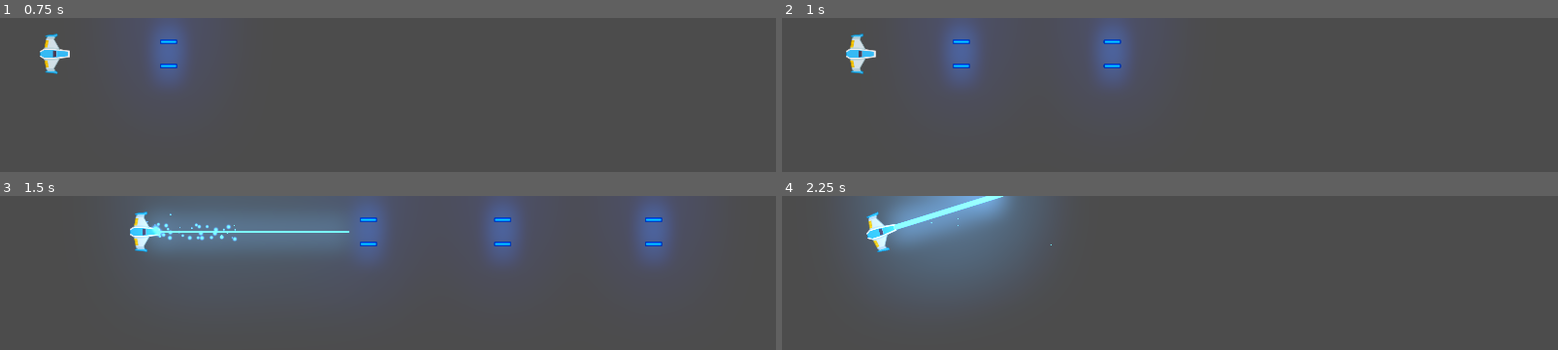
Above: before the commit, frames 1-4 (two rows, left to right).
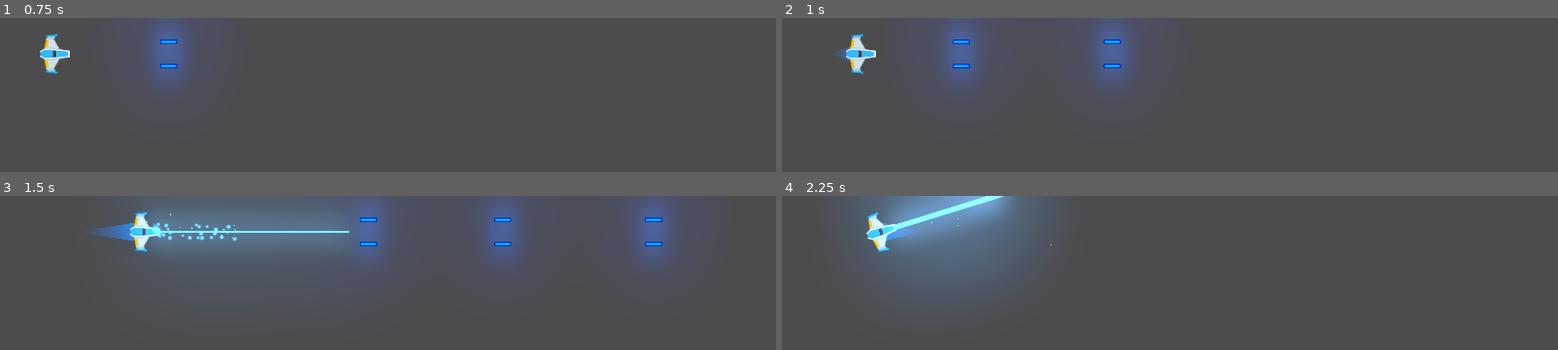
Above: after the commit, the same moments.

Repository: b4ngi/Meteoritos_Juego
Game: Godot game, scene res://Juego/Niveles/NivelTest.tscn
Same seed, same stepped clock (60 frames per second), same inputs: the game is played once before the commit and once after it.
Inputs (mouse positions are in pixels of both pictures, inside the frame that each line leads up to):
- Up to frame 1 (0.75 s): tap Enter at 0.5 s; move the mouse to (outside the picture) at 0.52 s; hold W (mover_adelante) from 0.53 s (still down); hold Space (disparo_principal) from 0.53 s (still down)
- Up to frame 2 (1 s): keep holding W (mover_adelante); keep holding Space (disparo_principal)
- Up to frame 3 (1.5 s): move the mouse to (outside the picture) at 1.27 s; release W (mover_adelante) at 1.28 s; release Space (disparo_principal) at 1.28 s; hold S (mover_atras) from 1.28 s (still down); right-click (outside the picture) at 1.35 s
- Up to frame 4 (2.25 s): move the mouse to (1247, 317) at 2.02 s; release S (mover_atras) at 2.03 s; hold W (mover_adelante) from 2.03 s (still down); hold A (rotar_antihorario) from 2.03 s (still down)

Frame 1 is identical in both runs. In frame 2, less than 0.1% of the frame differs, in the area x 7-9%, y 18-28%; in frame 3, 0.4%, in the area x 11-18%, y 17-29%; in frame 4, 0.2%.

Commit message:
Audio motor y ajustes estela

Diff:
--- /dev/null
+++ b/Juego/Naves/Player/Estela/Trail2D.gd
@@ -0,0 +1,114 @@
+# Draws a 2D trail using Godot's `Line2D`.
+#
+# Instantiate `Trail2D` as a child of a moving node to use it. To control the color, width curve,
+# texture, or trail width, use parameters from the `Line2D` class.
+tool
+
+class_name Estela
+extends Line2D
+
+export var is_emitting := false setget set_emitting
+
+# Distance in pixels between vertices. A higher resolution leads to more details.
+export var resolution := 5.0
+# Life of each point in seconds before it is deleted.
+export var lifetime := 0.5
+# Maximum number of points allowed on the curve.
+export var max_points := 100
+
+# Optional path to the target node to follow. If not set, the instance follows its parent.
+export var target_path: NodePath
+
+var _points_creation_time := []
+var _last_point := Vector2.ZERO
+var _clock := 0.0
+var _offset := 0.0
+
+onready var target: Node2D = get_node_or_null(target_path)
+
+## Setters y Getters
+
+func set_max_points(valor: int) -> void:
+	max_points = valor
+
+func _ready() -> void:
+	if not target:
+		target = get_parent() as Node2D
+
+	if Engine.editor_hint:
+		set_process(false)
+		return
+
+	_offset = position.length()
+	set_as_toplevel(true)
+	clear_points()
+	position = Vector2.ZERO
+	_last_point = to_local(target.global_position) + calculate_offset()
+
+
+func _get_configuration_warning() -> String:
+	var warning := "Missing Target node: assign a Node that extends Node2D in the Target Path or make the Trail a child of a parent that extends Node2D"
+	if target:
+		warning = ""
+	return warning
+
+
+func _process(delta: float) -> void:
+	_clock += delta
+	remove_older()
+
+	if not is_emitting:
+		return
+
+	# Adding new points if necessary.
+	var desired_point := to_local(target.global_position)
+	var distance: float = _last_point.distance_to(desired_point)
+	if distance > resolution:
+		add_timed_point(desired_point, _clock)
+
+
+# Creates a new point and stores its creation time.
+func add_timed_point(point: Vector2, time: float) -> void:
+	add_point(point + calculate_offset())
+	_points_creation_time.append(time)
+	_last_point = point
+	if get_point_count() > max_points:
+		remove_first_point()
+
+
+# Calculates the offset of the trail from its target.
+func calculate_offset() -> Vector2:
+	return - 1.0 * polar2cartesian(1.0, target.rotation).rotated(- PI / 2) * _offset
+
+
+# Removes the first point in the line and the corresponding time.
+func remove_first_point() -> void:
+	if get_point_count() > 1:
+		remove_point(0)
+	_points_creation_time.pop_front()
+
+
+# Remove points older than `lifetime`.
+func remove_older() -> void:
+	for creation_time in _points_creation_time:
+		var delta = _clock - creation_time
+		if delta > lifetime:
+			remove_first_point()
+		# Points in `_points_creation_time` are ordered from oldest to newest so as soon as a point
+		# isn't older than `lifetime`, we know all remaining points should stay as well.
+		else:
+			break
+
+
+func set_emitting(emitting: bool) -> void:
+	is_emitting = emitting
+	if Engine.editor_hint:
+		return
+
+	if not is_inside_tree():
+		yield(self, "ready")
+
+	if is_emitting:
+		clear_points()
+		_points_creation_time.clear()
+		_last_point = to_local(target.global_position) + calculate_offset()
--- /dev/null
+++ b/Juego/Naves/Player/Estela/Trail2D.tscn
@@ -0,0 +1,17 @@
+[gd_scene load_steps=4 format=2]
+
+[ext_resource path="res://Juego/Naves/Player/Estela/Trail2D.gd" type="Script" id=1]
+
+[sub_resource type="Curve" id=1]
+_data = [ Vector2( 0, 0 ), 0.0, 1.0, 0, 1, Vector2( 1, 1 ), 1.0, 0.0, 1, 0 ]
+
+[sub_resource type="Gradient" id=2]
+colors = PoolColorArray( 0.294118, 0.356863, 0.670588, 0, 0.164706, 0.552941, 0.901961, 1 )
+
+[node name="Trail2D" type="Line2D"]
+points = PoolVector2Array( 0, 0, 32, 0 )
+width_curve = SubResource( 1 )
+default_color = Color( 1, 1, 1, 1 )
+gradient = SubResource( 2 )
+joint_mode = 2
+script = ExtResource( 1 )
--- /dev/null
+++ b/Juego/Naves/Player/Motor/MotorSFX.gd
@@ -0,0 +1,35 @@
+# MotorSFX.gd
+class_name Motor
+extends AudioStreamPlayer2D
+
+export var tiempo_transicion: float = 0.8
+export var volumen_apagado: float = -35.0
+
+onready var tween_sonido: Tween = $Tween
+
+var volumen_original: float
+
+func _ready():
+	volumen_original = volume_db
+	volume_db = volumen_apagado
+
+func sonido_on() -> void:
+	if not playing:
+		play()
+
+	efecto_transicion(volume_db, volumen_original)
+
+func sonido_off():
+	efecto_transicion(volume_db, volumen_apagado)
+
+func efecto_transicion(desde_vol: float, hasta_vol: float) -> void:
+	tween_sonido.interpolate_property(
+		self,
+		"volume_db",
+		desde_vol,
+		hasta_vol,
+		tiempo_transicion,
+		Tween.TRANS_LINEAR,
+		Tween.EASE_OUT_IN
+	)
+	tween_sonido.start()
--- /dev/null
+++ b/Juego/Naves/Player/Motor/MotorSFX.tscn
@@ -0,0 +1,11 @@
+[gd_scene load_steps=3 format=2]
+
+[ext_resource path="res://Juego/Naves/Player/audio_motor_player.ogg" type="AudioStream" id=1]
+[ext_resource path="res://Juego/Naves/Player/Motor/MotorSFX.gd" type="Script" id=2]
+
+[node name="MotorSFX" type="AudioStreamPlayer2D"]
+stream = ExtResource( 1 )
+bus = "SFX"
+script = ExtResource( 2 )
+
+[node name="Tween" type="Tween" parent="."]
--- a/Juego/Naves/Player/Player.gd
+++ b/Juego/Naves/Player/Player.gd
@@ -5,6 +5,7 @@
 # Atributos Export
 export var potencia_motor: int = 20
 export var potencia_rotacion: int = 280
+export var estela_maxima: int = 150
 
 # Atributos
 var empuje: Vector2 = Vector2.ZERO
@@ -13,6 +14,8 @@
 # Atributos Onready
 onready var canion: Canion = $Canion
 onready var laser: RayoLaser = $LaserBeam2D
+onready var estela: Estela = $EstelaPuntoInicio/Trail2D
+onready var motor_sfx: Motor = $MotorSFX
 
 # Metodos
 func _integrate_forces(state: Physics2DDirectBodyState) -> void:
@@ -29,6 +32,17 @@
 
 	if event.is_action_released("disparo_secundario"):
 		laser.set_is_casting(false)
+
+	# Control Estela
+	if event.is_action_pressed("mover_adelante"):
+		estela.set_max_points(estela_maxima)
+		motor_sfx.sonido_on()
+	elif event.is_action_pressed("mover_atras"):
+		estela.set_max_points(0)
+		motor_sfx.sonido_on()
+
+	if (event.is_action_released("mover_adelante") or event.is_action_released("mover_atras")):
+		motor_sfx.sonido_off()
 
 # Metodos custom
 func player_input() -> void:
--- a/Juego/Naves/Player/Player.tscn
+++ b/Juego/Naves/Player/Player.tscn
@@ -1,10 +1,12 @@
-[gd_scene load_steps=7 format=2]
+[gd_scene load_steps=9 format=2]
 
 [ext_resource path="res://Juego/Naves/Player/playerSprite.png" type="Texture" id=1]
 [ext_resource path="res://Juego/Naves/Player/MaterialFisico.tres" type="PhysicsMaterial" id=2]
 [ext_resource path="res://Juego/Naves/Player/Player.gd" type="Script" id=3]
 [ext_resource path="res://Juego/Proyectiles/Canion.tscn" type="PackedScene" id=4]
 [ext_resource path="res://Juego/Proyectiles/Laser/LaserBeam2D.tscn" type="PackedScene" id=5]
+[ext_resource path="res://Juego/Naves/Player/Estela/Trail2D.tscn" type="PackedScene" id=6]
+[ext_resource path="res://Juego/Naves/Player/Motor/MotorSFX.tscn" type="PackedScene" id=7]
 
 [sub_resource type="CircleShape2D" id=1]
 radius = 35.5477
@@ -42,4 +44,17 @@
 [node name="LaserBeam2D" parent="." instance=ExtResource( 5 )]
 position = Vector2( 37.83, 0 )
 
+[node name="EstelaPuntoInicio" type="Position2D" parent="."]
+position = Vector2( -8, 0 )
+
+[node name="Trail2D" parent="EstelaPuntoInicio" instance=ExtResource( 6 )]
+points = PoolVector2Array( 0, 0, 60, 0 )
+width = 50.0
+is_emitting = true
+lifetime = 0.6
+max_points = 150
+target_path = NodePath("..")
+
+[node name="MotorSFX" parent="." instance=ExtResource( 7 )]
+
 [editable path="Canion"]
--- a/project.godot
+++ b/project.godot
@@ -13,6 +13,16 @@
 "class": "Canion",
 "language": "GDScript",
 "path": "res://Juego/Proyectiles/Canion.gd"
+}, {
+"base": "Line2D",
+"class": "Estela",
+"language": "GDScript",
+"path": "res://Juego/Naves/Player/Estela/Trail2D.gd"
+}, {
+"base": "AudioStreamPlayer2D",
+"class": "Motor",
+"language": "GDScript",
+"path": "res://Juego/Naves/Player/Motor/MotorSFX.gd"
 }, {
 "base": "Node2D",
 "class": "Nivel",
@@ -36,6 +46,8 @@
 } ]
 _global_script_class_icons={
 "Canion": "",
+"Estela": "",
+"Motor": "",
 "Nivel": "",
 "Player": "",
 "Proyectil": "",
Not shown, added: Juego/Naves/Player/audio_motor_player.ogg.import
Not shown, added: Juego/Naves/Player/audio_motor_player.ogg
